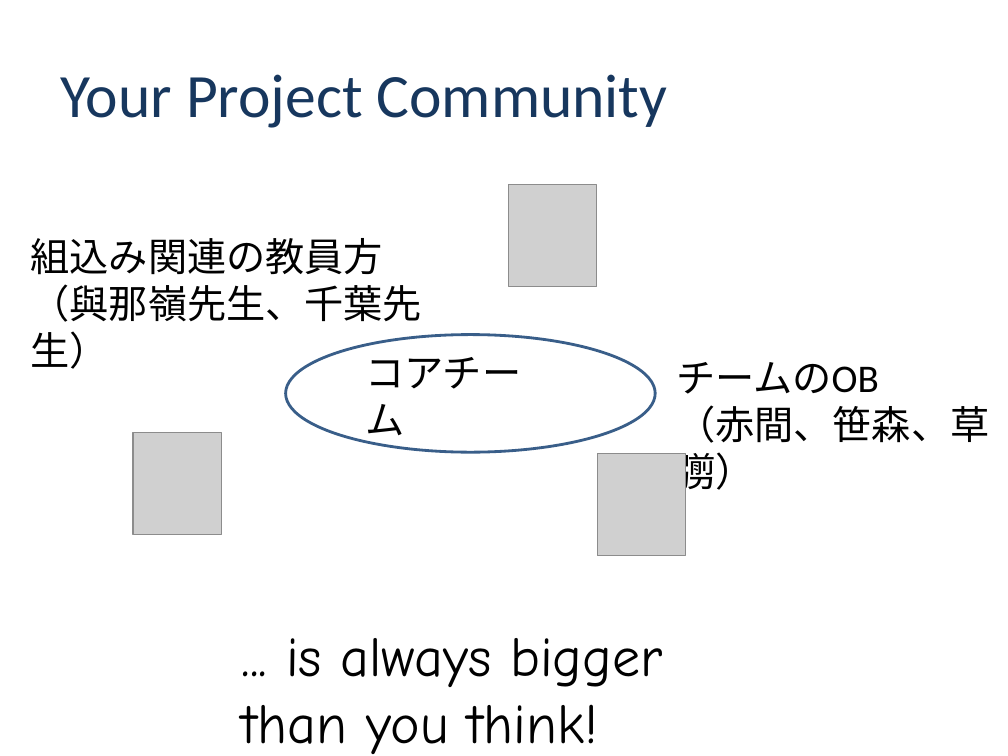
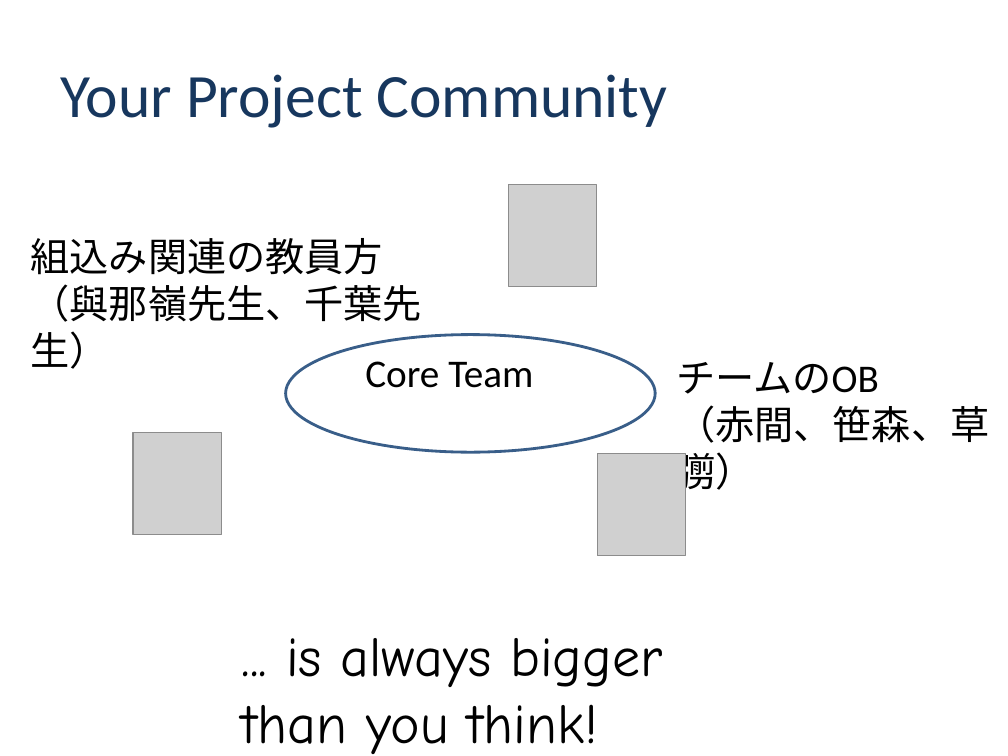
Before and after one commit to class-snct-rikitakelab/e-konbu2012, a slide deck: slide 7 of Inception Deck -E-konbu-.pptx. Drawn at 1008x756 pixels with LibreOffice and Linux fonts; fonts in the diff are those of the drawing; grey boxes stand for pictures; background and template pictures are left out. Boxes give left, top, right and bottom in pixels: in the first picture for what was removed or moved away, otherwise in the second. Text is boxed around its words. In the diff, an @@ line names an element or a change of style, - is before the commit and + after.

```diff
--- a/Inception Deck -E-konbu-.pptx
+++ b/Inception Deck -E-konbu-.pptx
@@ text at <box>365,361,533,388</box>: text changed @@
-コアチーム
+Core Team
```
Also in this commit, not shown: 7 other slides changed, 1 slide added, 1 slide removed.
